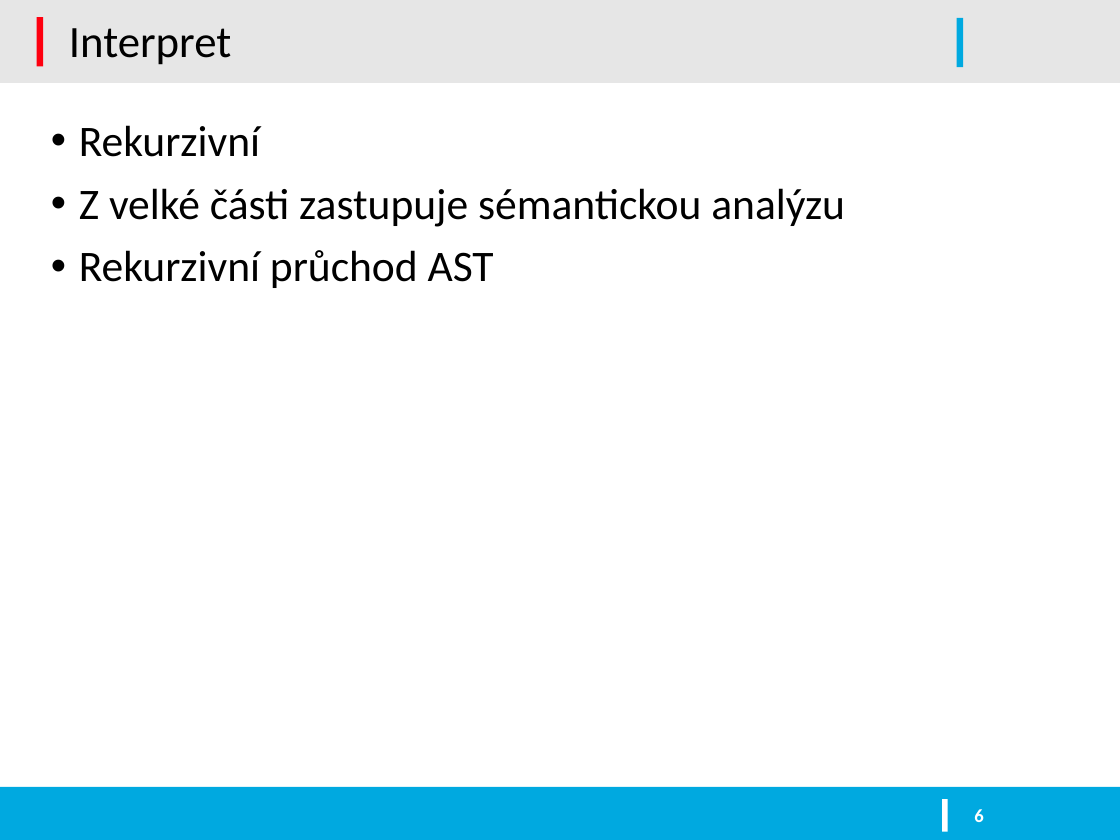
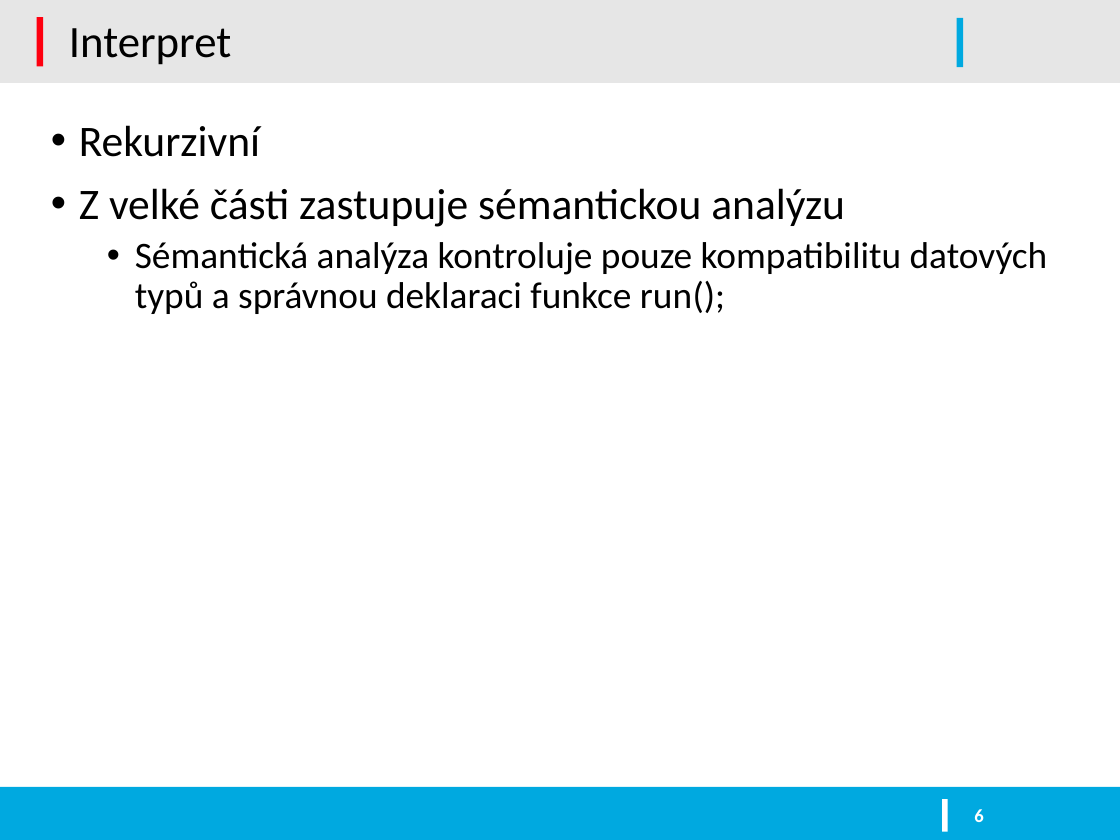
Before and after one commit to kysel/IFJ16, a slide deck: slide 6 of docs/prezentace.pptx. Drawn at 1120x840 pixels with LibreOffice and Linux fonts; fonts in the diff are those of the drawing; background and template pictures are left out. Boxes give left, top, right and bottom in pixels: in the first picture for what was removed or moved away, otherwise in the second. Text is boxed around its words. In the diff, an @@ line names an element or a change of style, - is before the commit and + after.

Commit message:
Dalsi pokrok v prezentaci, zbyva syn.analyza a interpret, pokec doplnen spolu s nadpisy.

```diff
--- a/docs/prezentace.pptx
+++ b/docs/prezentace.pptx
@@ text at (x1=135, y1=242, x2=1048, y2=314): text changed; size 28 to 24 pt @@
-• Rekurzivní průchod AST
+  • Sémantická analýza kontroluje pouze kompatibilitu datových typů a správnou deklaraci funkce run();
```
Also in this commit, not shown: 10 other slides changed, 1 slide added, 2 slides removed, 1 other file.
